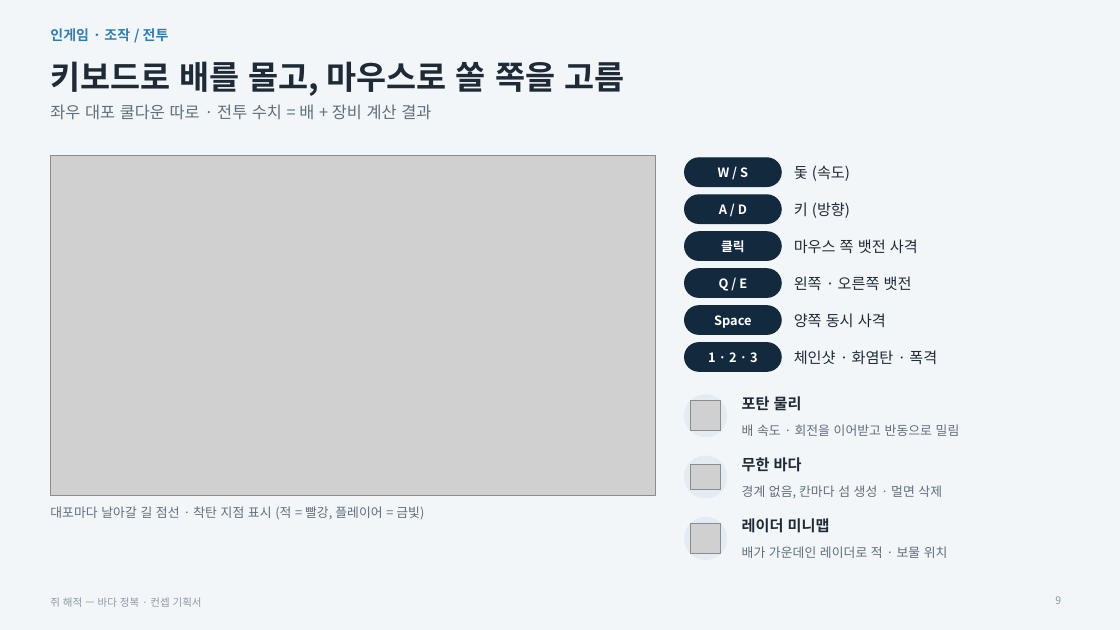
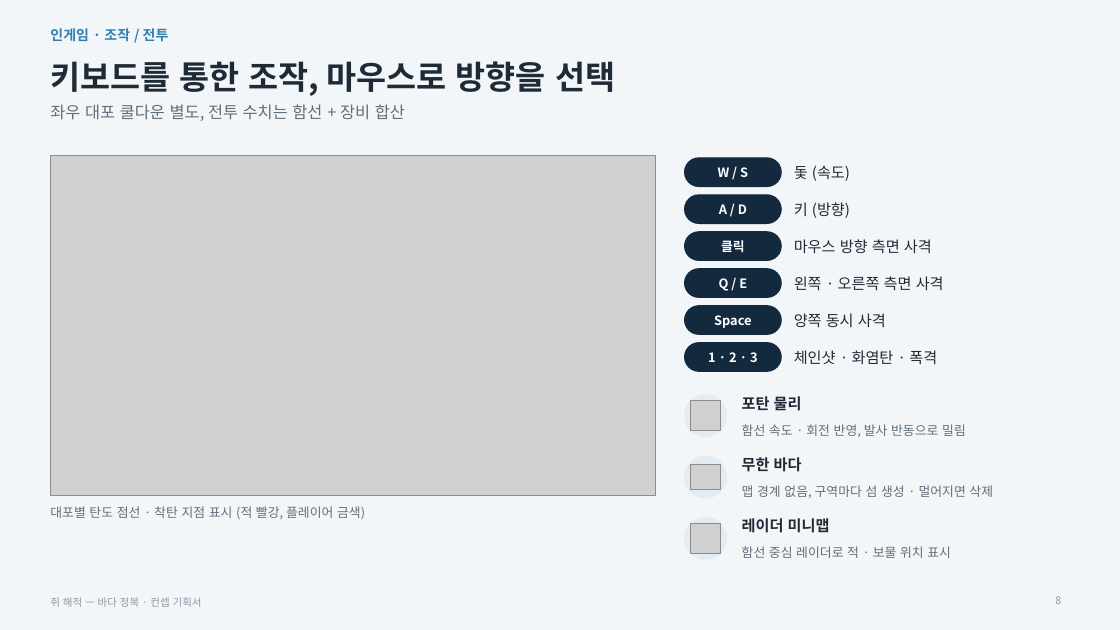
Before and after one commit to inory16351/RatPlain, a slide deck: slide 8 of Pirat_Plan/쥐해적_컨셉기획서.pptx (slide 9 before the commit). Drawn at 1120x630 pixels with LibreOffice and Linux fonts; fonts in the diff are those of the drawing; grey boxes stand for pictures. Boxes give left, top, right and bottom in pixels: in the first picture for what was removed or moved away, otherwise in the second. Text is boxed around its words. In the diff, an @@ line names an element or a change of style, - is before the commit and + after.

```diff
--- a/Pirat_Plan/쥐해적_컨셉기획서.pptx
+++ b/Pirat_Plan/쥐해적_컨셉기획서.pptx
@@ title at [50,61,615,96]: text changed @@
-키보드로 배를 몰고, 마우스로 쏠 쪽을 고름
+키보드를 통한 조작, 마우스로 방향을 선택
@@ text at [50,104,405,121]: text changed @@
-좌우 대포 쿨다운 따로 · 전투 수치 = 배 + 장비 계산 결과
+좌우 대포 쿨다운 별도, 전투 수치는 함선 + 장비 합산
@@ text at [794,239,932,253]: text changed @@
-마우스 쪽 뱃전 사격
+마우스 방향 측면 사격
@@ text at [794,276,944,290]: text changed @@
-왼쪽 · 오른쪽 뱃전
+왼쪽 · 오른쪽 측면 사격
@@ text at [742,424,966,437]: text changed @@
-배 속도 · 회전을 이어받고 반동으로 밀림
+함선 속도 · 회전 반영, 발사 반동으로 밀림
@@ text at [50,506,365,520]: text changed @@
-대포마다 날아갈 길 점선 · 착탄 지점 표시 (적 = 빨강, 플레이어 = 금빛)
+대포별 탄도 점선 · 착탄 지점 표시 (적 빨강, 플레이어 금색)
@@ text at [742,485,993,498]: text changed @@
-경계 없음, 칸마다 섬 생성 · 멀면 삭제
+맵 경계 없음, 구역마다 섬 생성 · 멀어지면 삭제
@@ text at [742,546,951,558]: text changed @@
-배가 가운데인 레이더로 적 · 보물 위치
+함선 중심 레이더로 적 · 보물 위치 표시
```
Also in this commit, not shown: 16 other slides changed, 1 slide removed, 1 other file.
